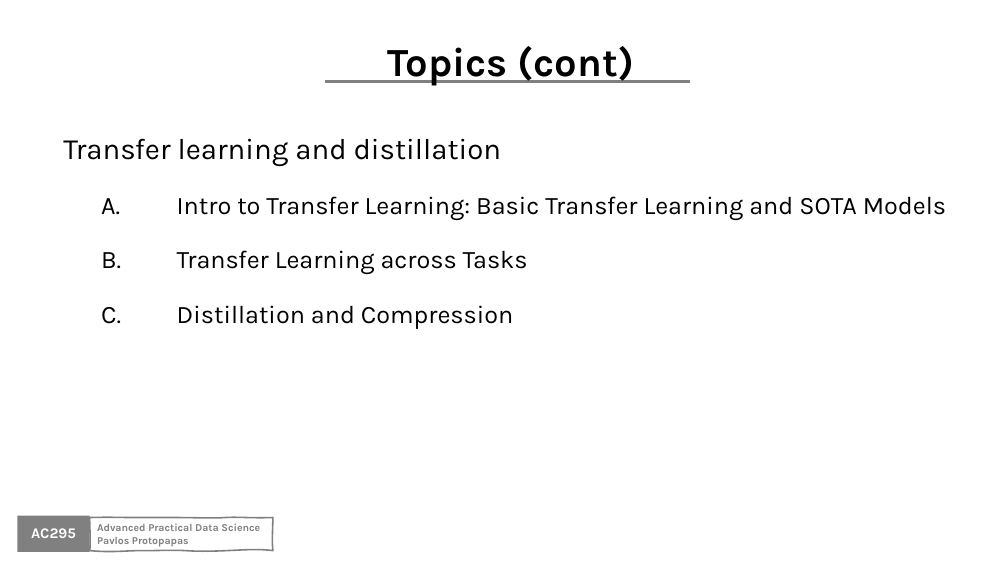
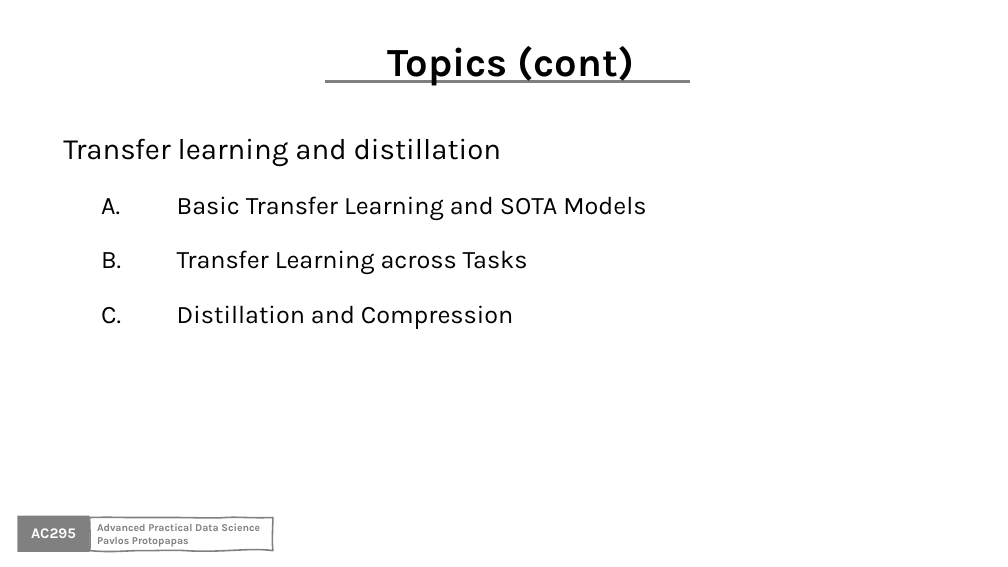
Before and after one commit to Harvard-IACS/2020-AC295, a slide deck: slide 15 of content/lectures/lecture1/presentation/lecture1.pptx (slide 14 before the commit). Drawn at 1008x567 pixels with LibreOffice and Linux fonts; fonts in the diff are those of the drawing; background and template pictures are left out. Boxes give left, top, right and bottom in pixels: in the first picture for what was removed or moved away, otherwise in the second. Text is boxed around its words. In the diff, an @@ line names an element or a change of style, - is before the commit and + after.

```diff
--- a/content/lectures/lecture1/presentation/lecture1.pptx
+++ b/content/lectures/lecture1/presentation/lecture1.pptx
@@ text at (177, 196, 646, 221): text changed @@
-    A. Intro to Transfer Learning: Basic Transfer Learning and SOTA Models
+    A. Basic Transfer Learning and SOTA Models
```
Also in this commit, not shown: 9 other slides changed, 1 slide added, 5 other files.
